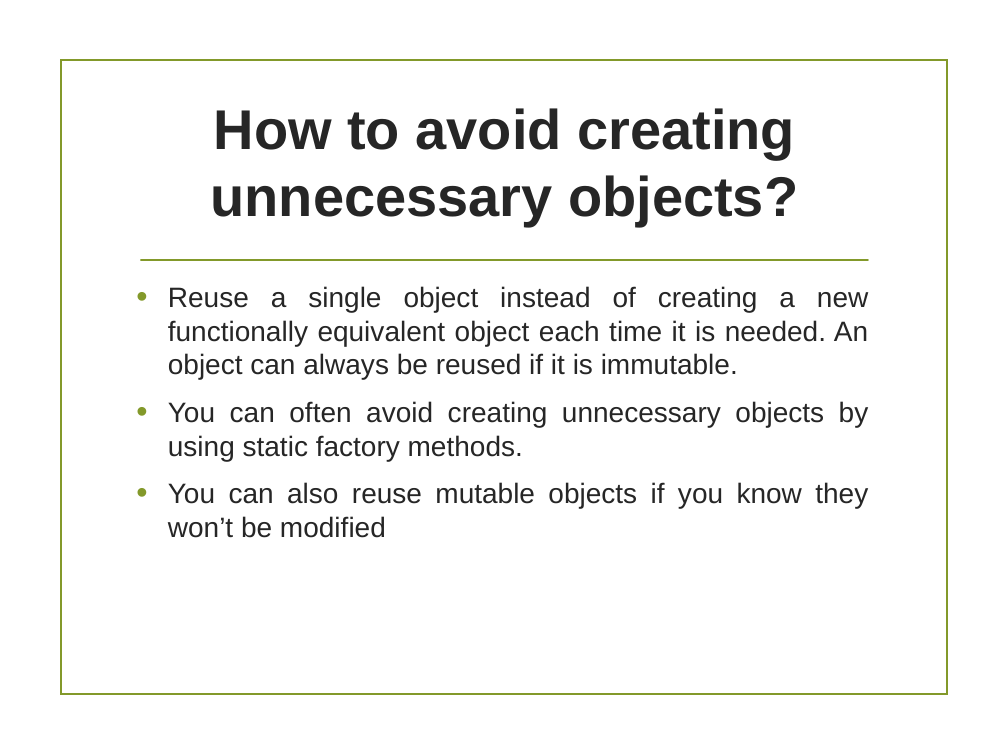
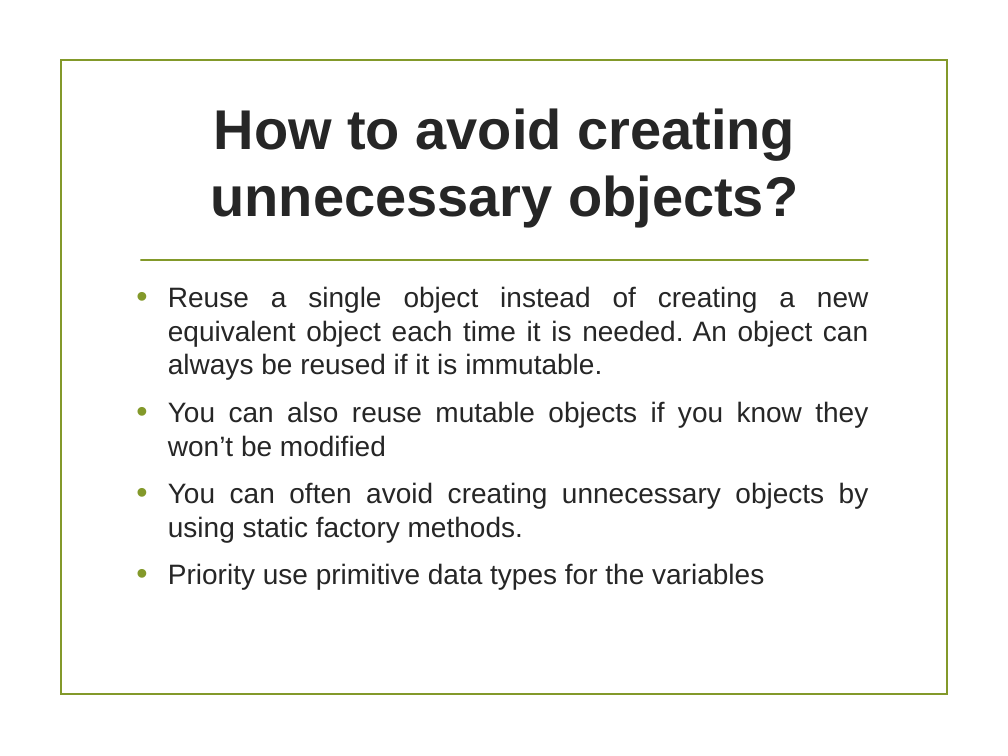
Before and after one commit to tiendatdk3493/Tai_Lieu, a slide deck: slide 3 of AVOID CREATING UNNECESSARY OBJECTS.pptx. Drawn at 1008x756 pixels with LibreOffice and Linux fonts; fonts in the diff are those of the drawing; background and template pictures are left out. Boxes give left, top, right and bottom in pixels: in the first picture for what was removed or moved away, otherwise in the second. Text is boxed around its words. In the diff, an @@ line names an element or a change of style, - is before the commit and + after.

```diff
--- a/AVOID CREATING UNNECESSARY OBJECTS.pptx
+++ b/AVOID CREATING UNNECESSARY OBJECTS.pptx
@@ text at (168, 286, 868, 457): text changed @@
-• Reuse a single object instead of creating a new functionally equivalent object each time it is needed. An object can always be reused if it is immutable.
+• Reuse a single object instead of creating a new equivalent object each time it is needed. An object can always be reused if it is immutable.
+• You can also reuse mutable objects if you know they won’t be modified
@@ text at (168, 563, 764, 590): text changed @@
-• You can also reuse mutable objects if you know they won’t be modified
+• Priority use primitive data types for the variables
```
Also in this commit, not shown: 3 other slides changed, 3 other files.
